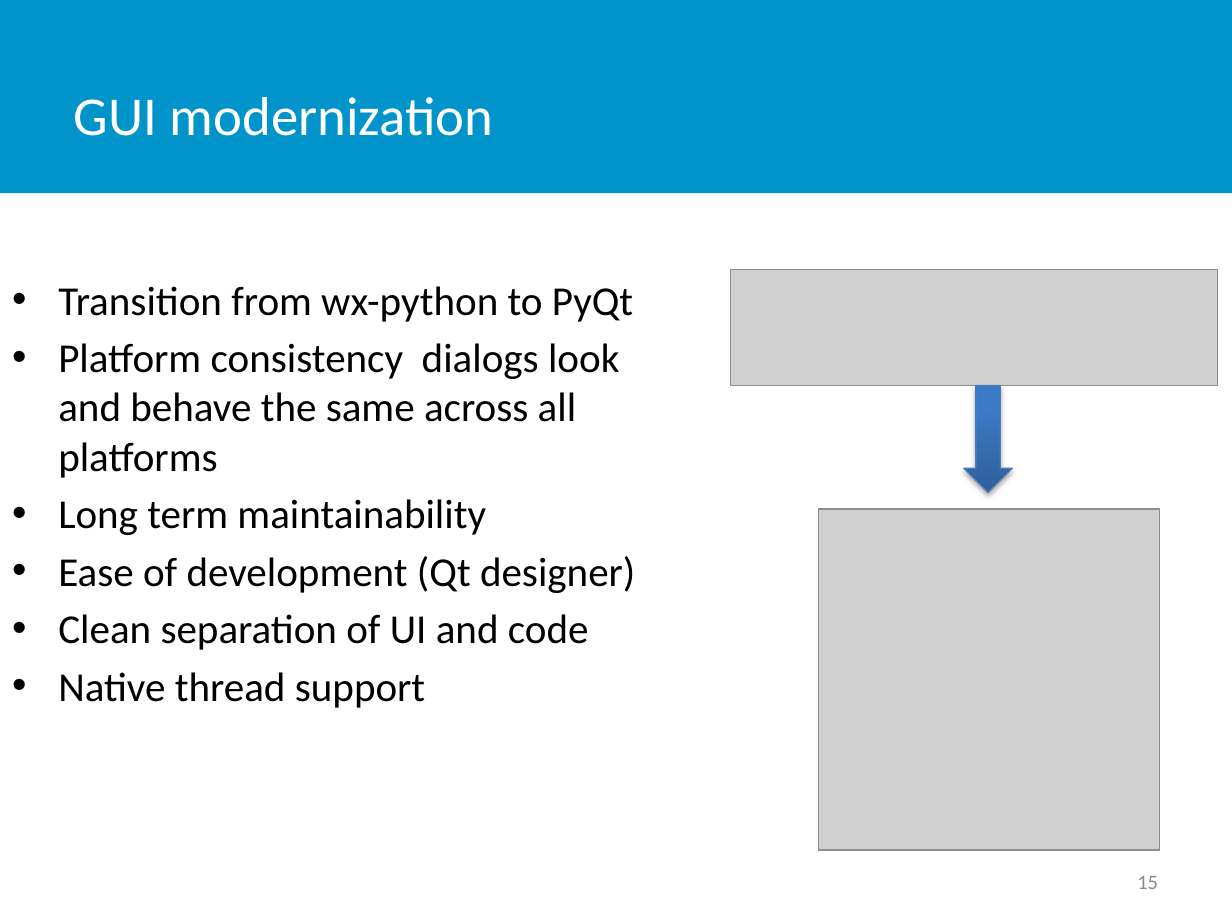
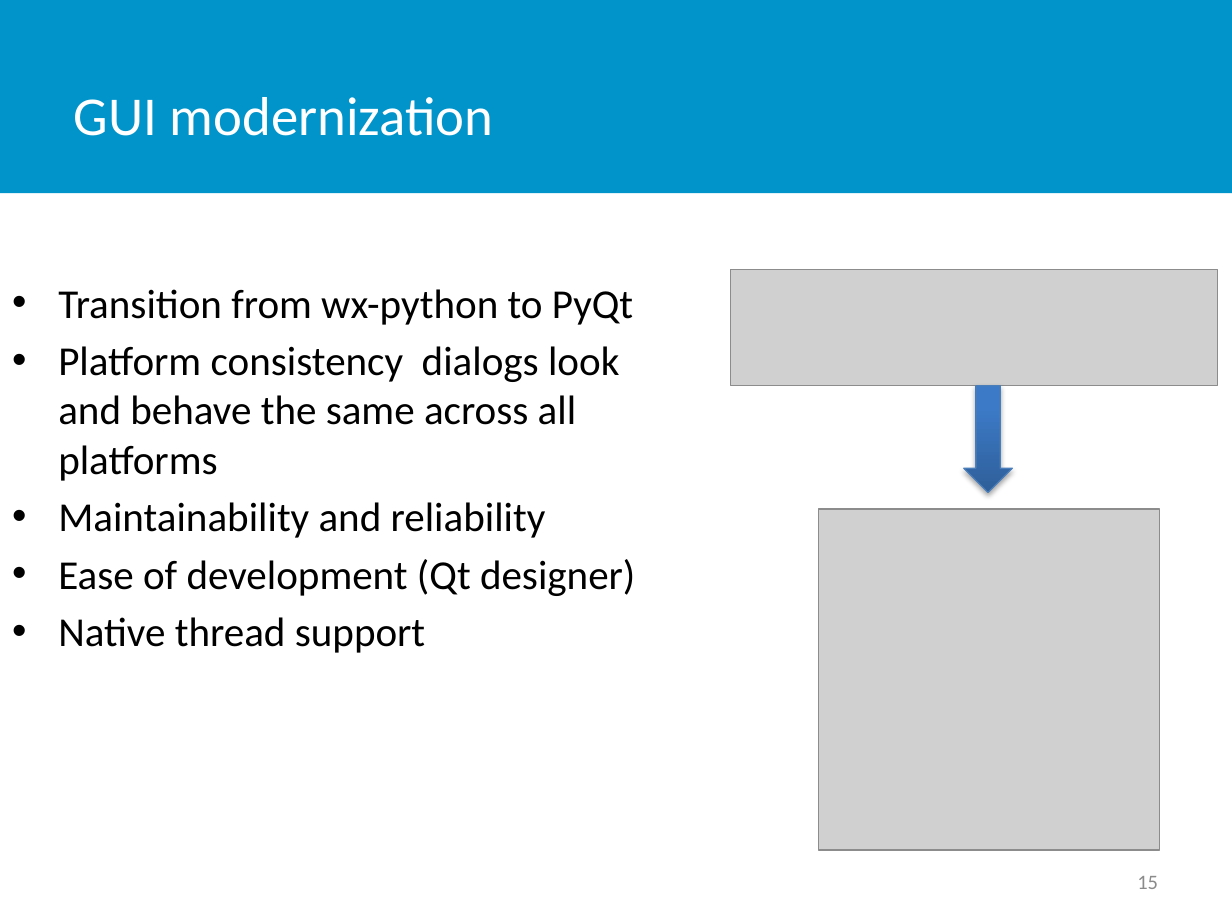
Before and after one commit to SasView/documents, a slide deck: slide 15 of Presentations/NoBugs-WP/NoBugsReducedSize.pptx. Drawn at 1232x924 pixels with LibreOffice and Linux fonts; fonts in the diff are those of the drawing; grey boxes stand for pictures; background and template pictures are left out. Boxes give left, top, right and bottom in pixels: in the first picture for what was removed or moved away, otherwise in the second. Text is boxed around its words. In the diff, an @@ line names an element or a change of style, - is before the commit and + after.

```diff
--- a/Presentations/NoBugs-WP/NoBugsReducedSize.pptx
+++ b/Presentations/NoBugs-WP/NoBugsReducedSize.pptx
@@ text at (58,502,546,538): text changed @@
-• Long term maintainability
+• Maintainability and reliability
@@ text at (58,614,589,650): paragraph removed @@
-• Clean separation of UI and code
```
Also in this commit, not shown: 8 other slides changed, 1 other file.
